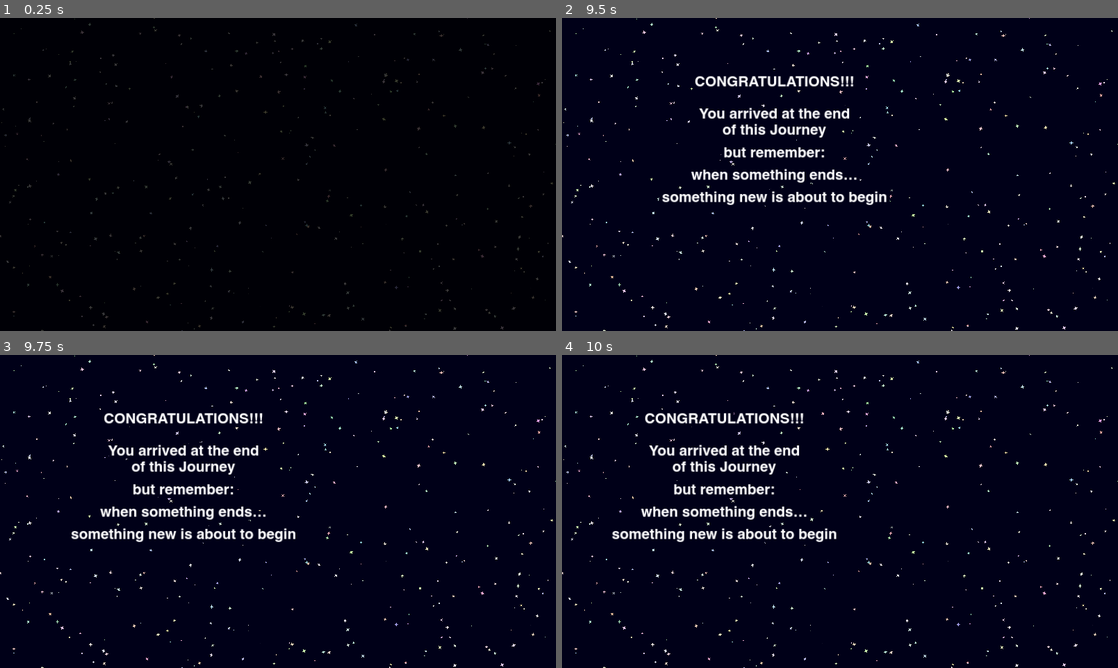
Above: before the commit, frames 1-4 (two rows, left to right).
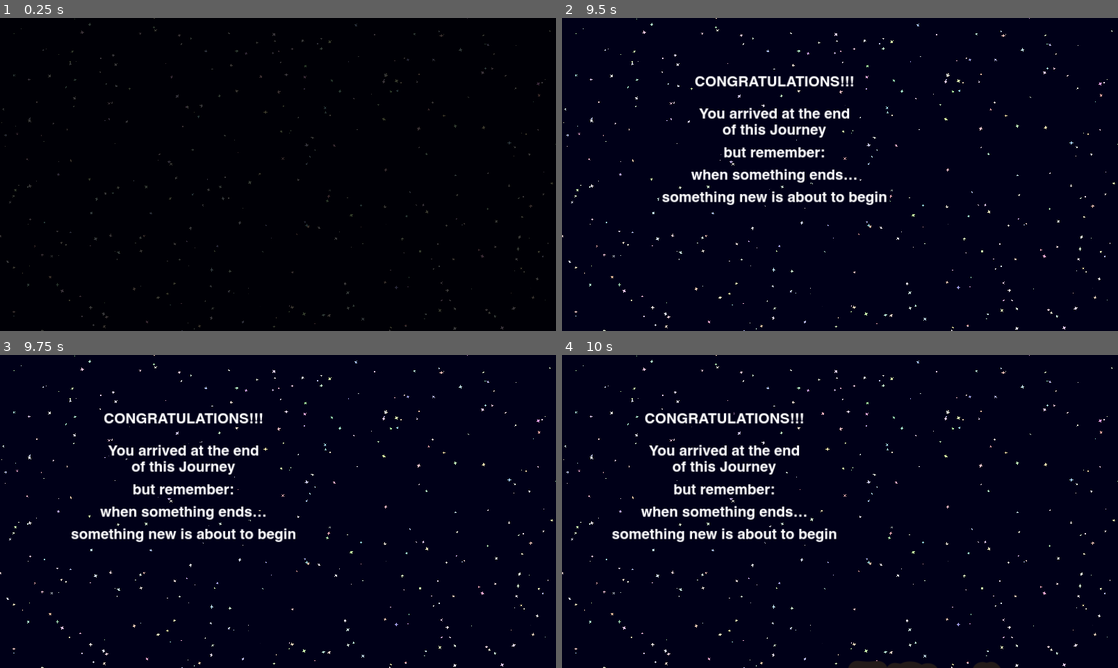
Above: after the commit, the same moments.

Repository: Sugo98/godot-77
Game: Godot game, scene res://game_logic/end_game.tscn
The game is run twice, just before and just after one commit, with the same random seed, the same clock (stepped at 60 frames per second) and the same inputs. This scene is started directly instead of the project's main scene.
Inputs (mouse positions are in pixels of both pictures, inside the frame that each line leads up to):
- Up to frame 1 (0.25 s): no input
- Up to frame 2 (9.5 s): move the mouse to (962, 158) at 0.52 s; click (962, 158) at 0.67 s; drag from (728, 190) to (812, 237) at 1.27 s; move the mouse to (895, 105) at 2.02 s; click (895, 105) at 2.17 s; tap Enter at 2.75, 5, 8.75 s; drag from (812, 237) to (673, 127) at 2.77 s; move the mouse to (1006, 221) at 3.52 s; click (1006, 221) at 3.67 s; tap Space at 4.25, 6.5 s; drag from (673, 127) to (756, 96) at 4.27 s; move the mouse to (867, 174) at 5.02 s; click (867, 174) at 5.17 s; drag from (756, 96) to (728, 190) at 5.77 s; move the mouse to (962, 158) at 6.52 s; click (962, 158) at 6.67 s; drag from (728, 190) to (812, 237) at 7.27 s; move the mouse to (895, 105) at 8.02 s; click (895, 105) at 8.17 s; drag from (812, 237) to (673, 127) at 8.77 s
- Up to frame 3 (9.75 s): move the mouse to (444, 558) at 9.52 s; click (444, 558) at 9.67 s
- Up to frame 4 (10 s): no input

Frames 1-3 are identical in both runs. In frame 4, 0.3% of the frame differs, in the area x 51-79%, y 97-100%.

Commit message:
Punto 2 - End Game Screen

Diff:
--- a/assets/localization/dictionary.csv
+++ b/assets/localization/dictionary.csv
@@ -24,17 +24,20 @@
 THANK_YOU_FOR_PLAYING,"THANK YOU
 FOR PLAYING","GRAZIE
 PER AVER GIOCATO"
-ROLL_CREDITS,"PROGRAMMING:
-Palantir98, Sugo98
-ART:
-Nucciol
-
-Music assets by ","PROGRAMMAZIONE:
-Palantir98, Sugo98
-GRAFICA:
-Nucciol
-
-Assets musicali di "
+ROLL_CREDITS_1,"PROGRAMMING:
+Palantir98, Sugo98","PROGRAMMAZIONE:
+Palantir98, Sugo99"
+ROLL_CREDITS_2,"UI:
+Sugo98","UI:
+Sugo99"
+ROLL_CREDITS_3,"GRAPHICS ART:
+Nucciol","ARTE E GRAFICA:
+Nucciol"
+ROLL_CREDITS_4,"
+Music assets
+made by Joel Steudler","
+Assets Musicali
+realizzati da Joel Steudler"
 SLOW,Slow,Lenta
 MEDIUM,Medium,Media
 FAST,Fast,Veloce
@@ -230,3 +233,4 @@
 PAGE6_TEXT2,At the end of each level you will meet a mysterious figure: the Dice-o-mancer!,Alla fine di ogni livello incontrerete una figura misteriosa: il Dadomante!
 PAGE6_TEXT3,Here you can exchange experience points for new actions to transform your dice and improve your heroes.,Qui potrai scambiare i punti esperienza con nuove azioni per trasformare i tuoi dadi e migliorare gli eroi.
 PAGE6_TEXT4,"Moreover, he will give you some hints on your next steps, so be sure to listen to him!","Inoltre, egli vi darà qualche indizio riguardo ai prossimi passi, quindi ascoltatelo attentamente!"
+GAME_OVER_TEXT,GAME OVER,GAME OVER
--- a/game_logic/basic_level.tscn
+++ b/game_logic/basic_level.tscn
@@ -38,6 +38,18 @@
 corner_radius_bottom_left = 23
 
 [sub_resource type="StyleBoxFlat" id="StyleBoxFlat_1qq4t"]
+bg_color = Color(0.2, 0.0823529, 0.0823529, 1)
+border_width_left = 8
+border_width_top = 8
+border_width_right = 8
+border_width_bottom = 8
+border_color = Color(0.2, 0.0823529, 0.0823529, 1)
+corner_radius_top_left = 16
+corner_radius_top_right = 16
+corner_radius_bottom_right = 16
+corner_radius_bottom_left = 16
+
+[sub_resource type="StyleBoxFlat" id="StyleBoxFlat_nkpf8"]
 bg_color = Color(1, 0.419608, 0.419608, 1)
 border_width_left = 8
 border_width_top = 8
@@ -518,8 +530,24 @@
 grow_vertical = 2
 color = Color(0.2, 0.0823529, 0.0823529, 1)
 
+[node name="Label" type="Label" parent="YouDied"]
+layout_mode = 1
+anchors_preset = 10
+anchor_right = 1.0
+offset_top = 264.0
+offset_bottom = 454.0
+grow_horizontal = 2
+theme_override_colors/font_color = Color(1, 1, 1, 1)
+theme_override_colors/font_outline_color = Color(0.2, 0.0823529, 0.0823529, 1)
+theme_override_constants/outline_size = 32
+theme_override_font_sizes/font_size = 96
+text = "GAME_OVER_TEXT"
+horizontal_alignment = 1
+vertical_alignment = 1
+
 [node name="MainMenuAfetrLose" type="Button" parent="."]
 visible = false
+modulate = Color(1, 1, 1, 0)
 z_index = 11
 layout_mode = 1
 anchors_preset = 8
@@ -533,8 +561,11 @@
 offset_bottom = 81.0
 grow_horizontal = 2
 grow_vertical = 2
+theme_override_colors/font_hover_color = Color(1, 0.419608, 0.419608, 1)
 theme_override_colors/font_outline_color = Color(0.2, 0.0823529, 0.0823529, 1)
-theme_override_styles/normal = SubResource("StyleBoxFlat_1qq4t")
+theme_override_styles/hover = SubResource("StyleBoxFlat_1qq4t")
+theme_override_styles/pressed = SubResource("StyleBoxFlat_1qq4t")
+theme_override_styles/normal = SubResource("StyleBoxFlat_nkpf8")
 text = "BACK_TO_MENU"
 
 [connection signal="pressed" from="PanelContainer/SolveTurn" to="." method="solve_turn"]
--- a/game_logic/basic_level_logic.gd
+++ b/game_logic/basic_level_logic.gd
@@ -444,10 +444,12 @@
 func game_over():
 	you_died.show()
 	blocker.show()
-	print("hello")
 	var tween = create_tween()
 	tween.tween_property(you_died, "modulate:a", 0.9, 2)
 	await  tween.finished
+	await  wait_time(1)
 	lose_button.show()
+	tween = create_tween()
+	tween.tween_property(lose_button, "modulate:a", 1, 1)
 	await lose_button.pressed
 	game_manager.quit_game()
--- a/game_logic/end_game.gd
+++ b/game_logic/end_game.gd
@@ -4,8 +4,8 @@
 @export var star_texture : Texture2D
 @export var fader : ColorRect
 @export var quote : VBoxContainer
-@export var thanks : Label
-@export var credits : Label
+@export var thanks : VBoxContainer
+@export var credits : VBoxContainer
 @export var back_button : PanelContainer
 var game_manager : GameManager
 
--- a/game_logic/end_game.tscn
+++ b/game_logic/end_game.tscn
@@ -38,9 +38,9 @@
 anchor_top = 1.0
 anchor_right = 0.5
 anchor_bottom = 1.0
-offset_left = -362.5
+offset_left = -748.0
 offset_top = -349.0
-offset_right = 362.5
+offset_right = -23.0
 offset_bottom = -141.0
 grow_horizontal = 2
 grow_vertical = 0
@@ -120,19 +120,31 @@
 horizontal_alignment = 1
 vertical_alignment = 1
 
-[node name="Thanks" type="Label" parent="."]
+[node name="Thanks" type="VBoxContainer" parent="."]
 layout_mode = 1
 anchors_preset = 6
 anchor_left = 1.0
 anchor_top = 0.5
 anchor_right = 1.0
 anchor_bottom = 0.5
-offset_left = -958.0
-offset_top = -342.0
-offset_right = -130.0
-offset_bottom = -281.0
+offset_left = -937.0
+offset_top = -406.0
+offset_right = -109.0
+offset_bottom = -126.0
 grow_horizontal = 0
 grow_vertical = 2
+theme_override_constants/separation = 64
+alignment = 2
+
+[node name="Title" type="Label" parent="Thanks"]
+layout_mode = 2
+theme = ExtResource("3_jhfgu")
+theme_type_variation = &"Title"
+text = "A Dicey Journey"
+horizontal_alignment = 1
+
+[node name="Thanks" type="Label" parent="Thanks"]
+layout_mode = 2
 theme_override_colors/font_outline_color = Color(0, 0, 0.0941176, 1)
 theme_override_constants/outline_size = 48
 theme_override_fonts/font = ExtResource("4_2mr74")
@@ -140,24 +152,54 @@
 text = "THANK_YOU_FOR_PLAYING"
 horizontal_alignment = 2
 
-[node name="Credits" type="Label" parent="."]
+[node name="Credits" type="VBoxContainer" parent="."]
 layout_mode = 1
 anchors_preset = 6
 anchor_left = 1.0
 anchor_top = 0.5
 anchor_right = 1.0
 anchor_bottom = 0.5
-offset_left = -437.0
-offset_top = -160.0
-offset_right = -130.0
-offset_bottom = 313.0
+offset_left = -937.0
+offset_top = -20.0
+offset_right = -109.0
+offset_bottom = 523.0
 grow_horizontal = 0
 grow_vertical = 2
-theme_override_colors/font_outline_color = Color(0, 0, 0.0941176, 1)
-theme_override_constants/outline_size = 48
-theme_override_fonts/font = ExtResource("4_2mr74")
-theme_override_font_sizes/font_size = 40
-text = "ROLL_CREDITS"
+
+[node name="Credits1" type="Label" parent="Credits"]
+layout_mode = 2
+theme_override_colors/font_outline_color = Color(0, 0, 0.0941176, 1)
+theme_override_constants/outline_size = 48
+theme_override_fonts/font = ExtResource("4_2mr74")
+theme_override_font_sizes/font_size = 40
+text = "ROLL_CREDITS_1"
+horizontal_alignment = 2
+
+[node name="Credits2" type="Label" parent="Credits"]
+layout_mode = 2
+theme_override_colors/font_outline_color = Color(0, 0, 0.0941176, 1)
+theme_override_constants/outline_size = 48
+theme_override_fonts/font = ExtResource("4_2mr74")
+theme_override_font_sizes/font_size = 40
+text = "ROLL_CREDITS_2"
+horizontal_alignment = 2
+
+[node name="Credits3" type="Label" parent="Credits"]
+layout_mode = 2
+theme_override_colors/font_outline_color = Color(0, 0, 0.0941176, 1)
+theme_override_constants/outline_size = 48
+theme_override_fonts/font = ExtResource("4_2mr74")
+theme_override_font_sizes/font_size = 40
+text = "ROLL_CREDITS_3"
+horizontal_alignment = 2
+
+[node name="Credits4" type="Label" parent="Credits"]
+layout_mode = 2
+theme_override_colors/font_outline_color = Color(0, 0, 0.0941176, 1)
+theme_override_constants/outline_size = 48
+theme_override_fonts/font = ExtResource("4_2mr74")
+theme_override_font_sizes/font_size = 40
+text = "ROLL_CREDITS_4"
 horizontal_alignment = 2
 
 [connection signal="pressed" from="PanelContainer/BackToMenu" to="." method="_on_back_to_menu_pressed"]
--- a/game_logic/game_manager.gd
+++ b/game_logic/game_manager.gd
@@ -96,4 +96,5 @@
 	load_menu()
 
 func end_game():
+	main_menu.game_won()
 	main_canvas.add_child(end_game_screen)
--- a/game_logic/hero_party_manager.gd
+++ b/game_logic/hero_party_manager.gd
@@ -63,8 +63,6 @@
 
 func eat(x : int):
 	food -= x
-	if food < 0 :
-		print("game over")
 	update_all_labels()
 
 func increase_food(x):
@@ -129,7 +127,6 @@
 	await caravan.do_the_animation()
 
 func check_game_over() -> bool:
-	print(food, " ", health)
 	if food <= 0: return true
 	if health <= 0: return true
 	return false
--- a/game_logic/main_menu.gd
+++ b/game_logic/main_menu.gd
@@ -161,6 +161,8 @@
 func _on_quit_game_pressed() -> void:
 	game_manager.quit_game()
 
+func game_won():
+	pause_button.hide()
 
 func _on_how_to_play_pressed() -> void:
 	tutorial.open_tutorial()
--- a/game_logic/main_menu.tscn
+++ b/game_logic/main_menu.tscn
@@ -230,7 +230,6 @@
 text = "QUIT_GAME"
 
 [node name="SettingMenu" type="PanelContainer" parent="."]
-visible = false
 layout_mode = 0
 offset_left = 997.0
 offset_top = 85.0
Binary file changed: assets/localization/dictionary.en.translation
Binary file changed: assets/localization/dictionary.it.translation
Not shown: 1 places in game_logic/basic_level.tscn that only renumber resources
Not shown, added: assets/localization/.~lock.dictionary.csv#
